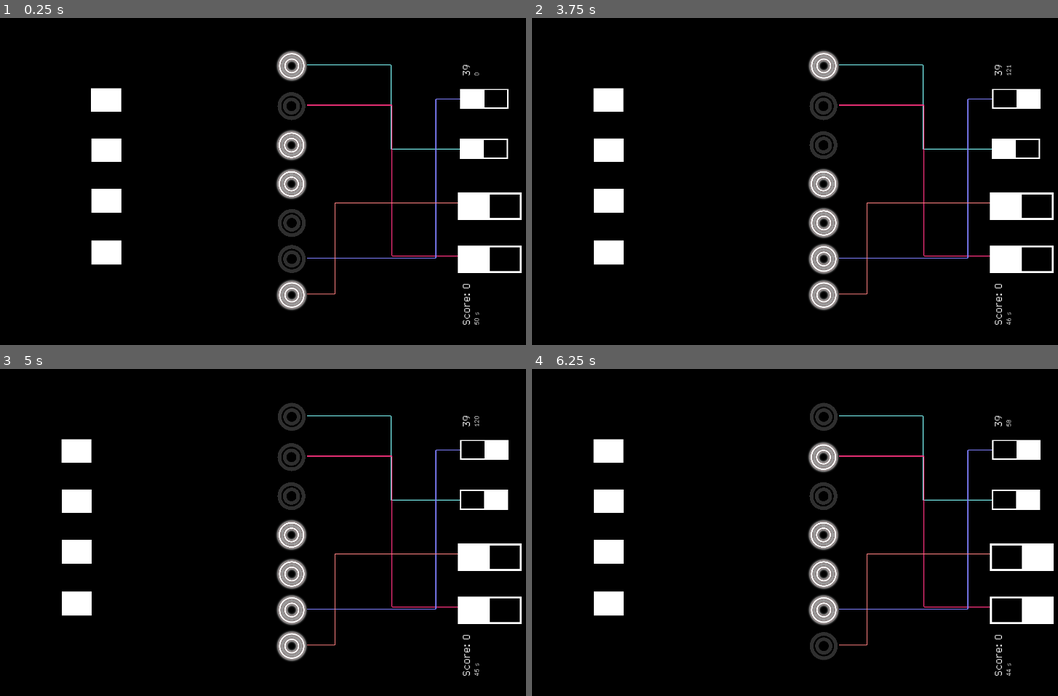
Above: before the commit, frames 1-4 (two rows, left to right).
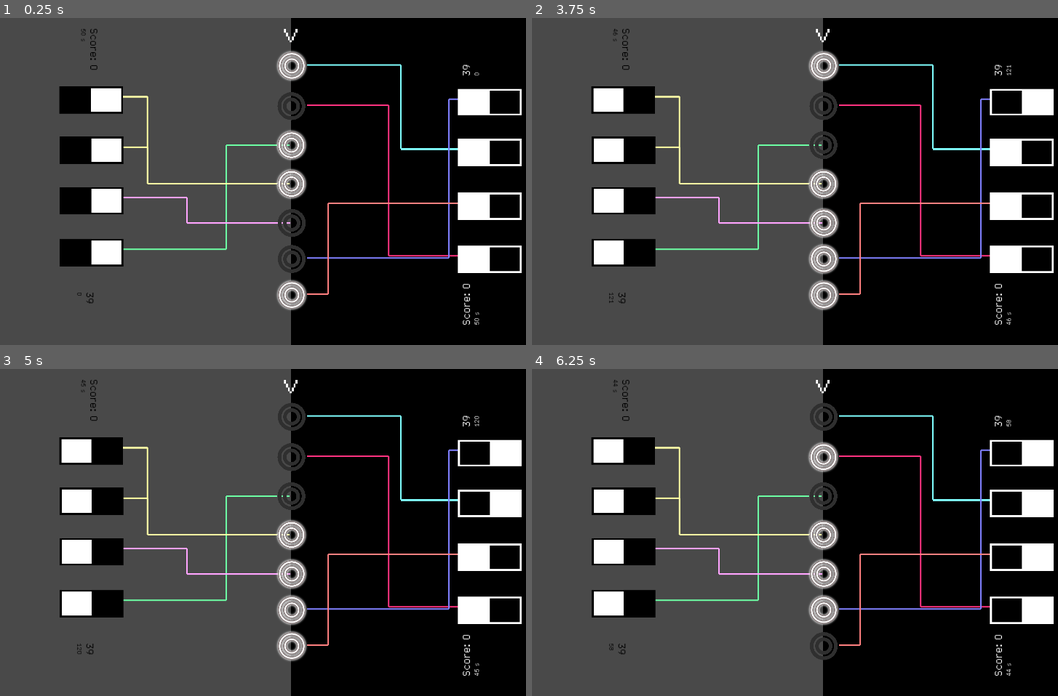
Above: after the commit, the same moments.

Repository: DragonCat4012/Switch
Game: Godot game, scene res://Scenes/Multiplayer/KoopMultiplayerScene.tscn
The game is run twice, just before and just after one commit, with the same random seed, the same clock (stepped at 60 frames per second) and the same inputs. This scene is started directly instead of the project's main scene.
Inputs (mouse positions are in pixels of both pictures, inside the frame that each line leads up to):
- Up to frame 1 (0.25 s): no input
- Up to frame 2 (3.75 s): tap Enter (ui_accept) at 0.5, 0.77, 1.25, 1.52, 2, 3.02, 3.5 s; move the mouse to (621, 99) at 0.52 s; hold Right (ui_right) 0.53-1.28 s; click (621, 99) at 0.67 s; move the mouse to (621, 148) at 1.27 s; hold Down (ui_down) 1.28-2.03 s; click (621, 148) at 1.42 s; move the mouse to (621, 201) at 2.02 s; hold Right (ui_right) 2.03-2.78 s; click (621, 201) at 2.17 s; move the mouse to (621, 253) at 2.77 s; hold Up (ui_up) 2.78-3.53 s; click (621, 253) at 2.92 s; move the mouse to (1015, 99) at 3.52 s; hold Left (ui_left) from 3.53 s (still down); click (1015, 99) at 3.67 s
- Up to frame 3 (5 s): keep holding Left (ui_left); tap Enter (ui_accept) at 3.77, 4.25, 4.52 s; move the mouse to (483, 499) at 4.27 s; click (483, 499) at 4.42 s
- Up to frame 4 (6.25 s): tap Enter (ui_accept) at 5, 6.02 s; move the mouse to (1021, 558) at 5.02 s; release Left (ui_left) at 5.03 s; hold Down (ui_down) 5.03-5.78 s; click (1021, 558) at 5.17 s; move the mouse to (1021, 610) at 5.77 s; hold Right (ui_right) from 5.78 s (still down); click (1021, 610) at 5.92 s

The runs differ from the first frame. In frame 1, 52% of the frame differs, in the area x 0-100%, y 0-100%; in frame 2, 52%; in frame 3, 53%; in frame 4, 53%.

Commit message:
Fix multiplayer

Diff:
--- a/Scenes/Multiplayer/KoopMultiplayerScene.gd
+++ b/Scenes/Multiplayer/KoopMultiplayerScene.gd
@@ -186,31 +186,31 @@
 	var darkDistances = switch5.global_position.x - lamp1.global_position.x + minDiff - minDiffSwitch
 	var lightDistances = lamp1.global_position.x - switch1.global_position.x - minDiff + minDiffSwitch
 	var levelDistances = 0
-	var line_width = 3
+	var line_width = 5
 
 	for w in arr:
 		levelDistances = (lightDistances if w.switch < 5 else darkDistances) / 4
 		var isDark = true
 		if w.switch < 5: # light
-			isDark = true
-			continue
-
-
-		#correct
-		var p3 = switches[w.switch-1].global_position + Vector2(0,68/2) - 2*minswicthVec
-		var p0 = lamps[w.lamp-1].global_position + 2*minVec + Vector2(0,minDiff)
-
-		# wrong
-		var p2 = p3 - Vector2((4 - w.level) * levelDistances, 0) - minswicthVec
+			isDark = false
+		var pad = -1 if isDark else 1
+
+		var p3 = switches[w.switch-1].global_position + Vector2(0,68/2) + pad*2*minswicthVec
+		var p0 = lamps[w.lamp-1].global_position - pad*2*minVec -pad*Vector2(0,minDiff)
+		var p2 = p3 + pad*Vector2((4 - w.level) * levelDistances, 0) + pad*minswicthVec
 		if w.level == 1:
-			p2 = p3 - Vector2((1.2) * levelDistances, 0)
+			p2 = p3 + pad*Vector2((1.2) * levelDistances, 0)
 		var p1 = Vector2(p2.x, p0.y)
 
-		#draw_line(p0+Vector2(0,10), p0+Vector2((4 - 1) * levelDistances, 10)-minswicthVec, Color.ORANGE, line_width)
-		#draw_line(p0+Vector2(0,20), p0+Vector2((4 - 2) * levelDistances, 20)-minswicthVec, Color.DARK_CYAN, line_width)
-		#draw_line(p0+Vector2(0,30), p0+Vector2((4 - 3) * levelDistances, 30)-minswicthVec, Color.ORANGE, line_width)
-		#draw_line(p0+Vector2(0,40), p0+Vector2((4 - 4) * levelDistances, 40)-minswicthVec, Color.DARK_CYAN, line_width)
-
+		if not isDark:
+			print("light")
+			p3 = switches[w.switch-1].global_position + Vector2(0,68/2)
+			p0 = lamps[w.lamp-1].global_position + minVec + Vector2(0, 118/2)
+
+			p2 = p3 + pad*Vector2((4 - w.level) * levelDistances, 0) + pad*minswicthVec
+			if w.level == 1:
+				p2 = p3 + pad*Vector2((1.2) * levelDistances, 0)
+			p1 = Vector2(p2.x, p0.y)
 
 		# lamp to level
 		draw_line(p0, p1, w.color, line_width)
--- a/Scenes/Multiplayer/KoopMultiplayerScene.tscn
+++ b/Scenes/Multiplayer/KoopMultiplayerScene.tscn
@@ -14,9 +14,9 @@
 script = ExtResource("1_3myuo")
 
 [node name="ColorRect" type="ColorRect" parent="."]
-visible = false
 offset_right = 960.0
 offset_bottom = 1080.0
+color = Color(1, 1, 1, 0.286275)
 
 [node name="Switch_1" type="TextureRect" parent="."]
 offset_left = 406.0
@@ -76,10 +76,10 @@
 anchor_top = 0.5
 anchor_right = 0.5
 anchor_bottom = 0.5
-offset_left = 1678.0
+offset_left = 1721.0
 offset_top = 234.0
-offset_right = 1745.0
-offset_bottom = 394.0
+offset_right = 1811.0
+offset_bottom = 444.0
 grow_horizontal = 2
 grow_vertical = 2
 rotation = 1.5708
@@ -96,10 +96,10 @@
 anchor_top = 0.5
 anchor_right = 0.5
 anchor_bottom = 0.5
-offset_left = 1676.0
+offset_left = 1721.0
 offset_top = 399.0
-offset_right = 1743.0
-offset_bottom = 559.0
+offset_right = 1811.0
+offset_bottom = 609.0
 grow_horizontal = 2
 grow_vertical = 2
 rotation = 1.5708
@@ -375,3 +375,13 @@
 theme_override_fonts/font = ExtResource("9_l6at7")
 theme_override_font_sizes/font_size = 25
 text = "?? s"
+
+[node name="Arrow1" type="Label" parent="."]
+offset_left = 1000.0
+offset_top = 36.0
+offset_right = 1056.0
+offset_bottom = 124.0
+rotation = 1.57079
+theme_override_fonts/font = ExtResource("9_l6at7")
+theme_override_font_sizes/font_size = 100
+text = ">"
--- a/Util/Wire.gd
+++ b/Util/Wire.gd
@@ -28,6 +28,7 @@
 
 		# Pair lamps & switches with level
 		for lamp in arrLamps:
+			print(levelArr_dark, levelArr)
 			var level = levelArr_dark.pick_random() if lamp > 4  else levelArr.pick_random()
 			if lamp > 4:
 				levelArr_dark.erase(level)
@@ -50,8 +51,6 @@
 				dataArr.append(wire2)
 
 		return dataArr
-		#return [Wire.new(3,5,3, Color.AQUA), Wire.new(3,5,4, Color.RED), Wire.new(3,5,1, Color.BLUE), Wire.new(3,5,2, Color.PURPLE)]
-		#return [Wire.new(3,5,3, Color.BLUE)]
 
 	func createMapping():
 		# Init everything
